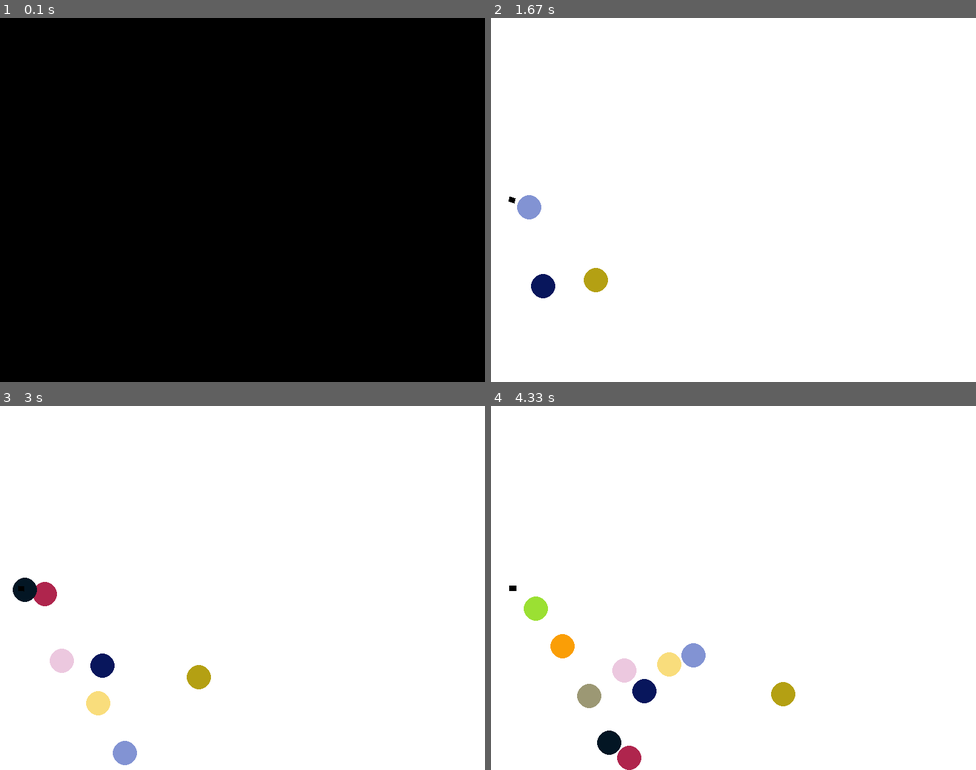
Above: before the commit, frames 1-4 (two rows, left to right).
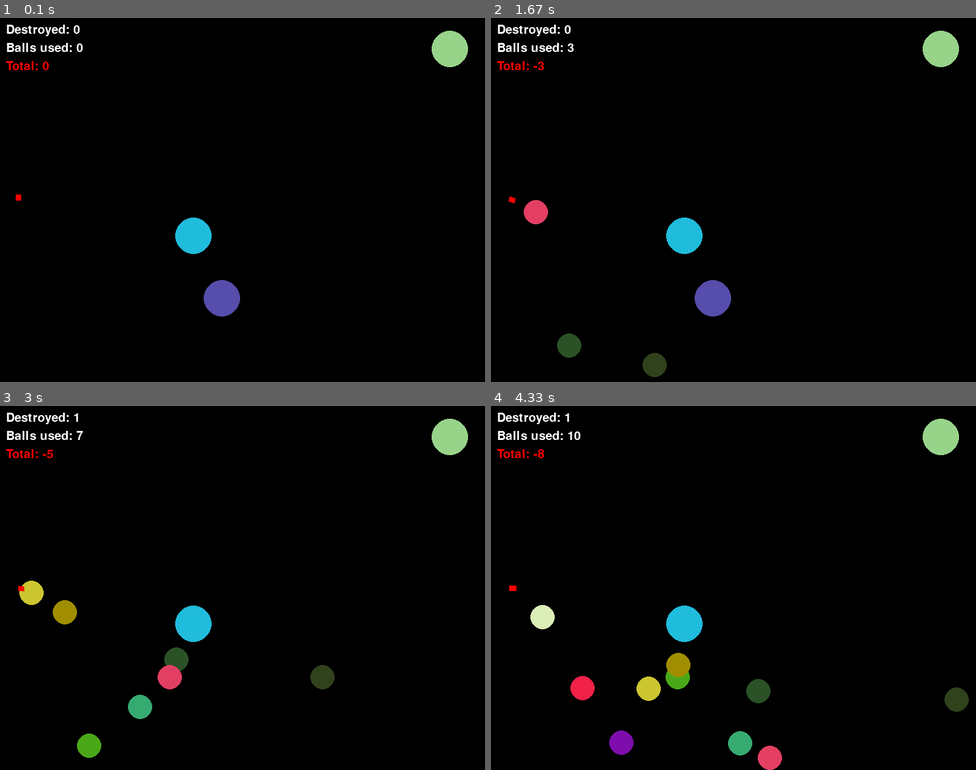
Above: after the commit, the same moments.

Repository: python-practice-b02-006/kolganov
Game: pygame game, started from gun/gun.py
Two runs of this game, one before a commit and one after it. Both use one fixed random seed, a clock stepped at 60 frames per second and the inputs below.
Inputs (mouse positions are in pixels of both pictures, inside the frame that each line leads up to):
- Up to frame 1 (0.1 s): no input
- Up to frame 2 (1.67 s): press the mouse at (888, 189) at 0.37 s; move the mouse to (811, 207) at 0.47 s; release the mouse at (733, 221) at 0.6 s; hold Up 0.67-1.13 s; click (583, 287) at 0.8 s; hold Down 1.17-1.47 s; click (874, 229) at 1.3 s; hold Up from 1.5 s (still down); click (917, 338) at 1.63 s
- Up to frame 3 (3 s): release Up at 1.87 s; hold Down 1.9-2.27 s; move the mouse to (198, 715) at 1.93 s; click (198, 715) at 2.03 s; hold Up 2.3-2.6 s; click (344, 522) at 2.43 s; hold Down 2.63-2.93 s; click (126, 602) at 2.77 s; hold Up from 2.97 s (still down)
- Up to frame 4 (4.33 s): click (908, 671) at 3.1 s; release Up at 3.33 s; hold Down 3.37-3.73 s; click (772, 679) at 3.5 s; hold Up 3.77-4.07 s; click (762, 689) at 3.9 s; hold Down from 4.1 s (still down); click (694, 584) at 4.23 s

The runs differ from the first frame. In frame 1, 2.3% of the frame differs, in the area x 1-97%, y 1-82%; in frame 2, 100%; in frame 3, 100%, in the area x 0-100%, y 0-100%; in frame 4, 100%.

Commit message:
Add multiple targets and score table

Diff:
--- a/gun/gun.py
+++ b/gun/gun.py
@@ -3,24 +3,39 @@
 from random import randint
 
 pg.init()
+pg.font.init()
 
 WHITE = (255, 255, 255)
 BLACK = (0, 0, 0)
+RED = (255, 0, 0)
 
 SCREEN_SIZE = (800, 600)
 
 
+def rand_color():
+    return (randint(0, 255), randint(0, 255), randint(0, 255))
+
+
 class Ball():
+    '''
+    The ball class. Creates a ball, controls it's movement and implement it's rendering.
+    '''
     def __init__(self, coord, vel, rad=20, color=None):
+        '''
+        Constructor method. Initializes ball's parameters and initial values.
+        '''
         self.coord = coord
         self.vel = vel
         if color == None:
-            color = (randint(0, 255), randint(0, 255), randint(0, 255))
+            color = rand_color()
         self.color = color
         self.rad = rad
         self.is_alive = True
 
     def check_corners(self, refl_ort=0.8, refl_par=0.9):
+        '''
+        Reflects ball's velocity when ball bumps into the screen corners. Implemetns inelastic rebounce.
+        '''
         for i in range(2):
             if self.coord[i] < self.rad:
                 self.coord[i] = self.rad
@@ -32,26 +47,45 @@
                 self.vel[1-i] = int(self.vel[1-i] * refl_par)
 
     def move(self, time=1, grav=0):
+        '''
+        Moves the ball according to it's velocity and time step.
+        Changes the ball's velocity due to gravitational force.
+        '''
         self.vel[1] += grav
         for i in range(2):
             self.coord[i] += time * self.vel[i]
         self.check_corners()
-        if self.vel[0]**2 + self.vel[1]**2 < 2**2:
+        if self.vel[0]**2 + self.vel[1]**2 < 2**2 and self.coord[1] > SCREEN_SIZE[1] - 2*self.rad:
             self.is_alive = False
 
     def draw(self, screen):
+        '''
+        Draws the ball on appropriate surface.
+        '''
         pg.draw.circle(screen, self.color, self.coord, self.rad)
 
 class Target():
-    def __init__(self):
-        pass
-
-    def check(self):
-        pass
+    def __init__(self, coord=None, color=None, rad=30):
+        if coord == None:
+            coord = [randint(rad, SCREEN_SIZE[0] - rad), randint(rad, SCREEN_SIZE[1] - rad)]
+        self.coord = coord
+        self.rad = rad
+
+        if color == None:
+            color = rand_color()
+        self.color = color
+
+    def check_collision(self, ball):
+        dist = sum([(self.coord[i] - ball.coord[i])**2 for i in range(2)])**0.5
+        min_dist = self.rad + ball.rad
+        return dist <= min_dist
+
+    def draw(self, screen):
+        pg.draw.circle(screen, self.color, self.coord, self.rad)
 
 
 class Gun():
-    def __init__(self, coord=[30, SCREEN_SIZE[1]//2], angle=0, max_pow=50, min_pow=10, color=BLACK):
+    def __init__(self, coord=[30, SCREEN_SIZE[1]//2], angle=0, max_pow=50, min_pow=10, color=RED):
         self.coord = coord
         self.angle = angle
         self.max_pow = max_pow
@@ -89,14 +123,37 @@
         gun_shape.append((gun_pos + vec_1).tolist())
         gun_shape.append((gun_pos + vec_1 + vec_2).tolist())
         gun_shape.append((gun_pos + vec_2 - vec_1).tolist())
-        gun_shape.append((gun_pos-vec_1).tolist())
+        gun_shape.append((gun_pos - vec_1).tolist())
         pg.draw.polygon(screen, self.color, gun_shape)
 
 
+class ScoreTable():
+    def __init__(self, t_destr=0, b_used=0):
+        self.t_destr = t_destr
+        self.b_used = b_used
+        self.font = pg.font.SysFont("berationmono", 30)
+
+    def draw(self, screen):
+        score_surf = []
+        score_surf.append(self.font.render("Destroyed: {}".format(self.t_destr), True, WHITE))
+        score_surf.append(self.font.render("Balls used: {}".format(self.b_used), True, WHITE))
+        score_surf.append(self.font.render("Total: {}".format(2*self.t_destr - self.b_used), True, RED))
+        for i in range(3):
+            screen.blit(score_surf[i], [10, 10 + 30*i])
+
+
 class Manager():
-    def __init__(self):
+    def __init__(self, n_targets=1):
         self.balls = []
         self.gun = Gun()
+        self.targets = []
+        self.score_t = ScoreTable()
+        self.n_targets = n_targets
+        self.new_mission()
+
+    def new_mission(self):
+        for i in range(self.n_targets):
+            self.targets.append(Target())
 
     def process(self, events, screen):
         done = False
@@ -114,21 +171,28 @@
             elif event.type == pg.MOUSEBUTTONUP:
                 if event.button == 1:
                     self.balls.append(self.gun.strike())
+                    self.score_t.b_used += 1
 
         if pg.mouse.get_focused():
             mouse_pos = pg.mouse.get_pos()
             self.gun.set_angle(mouse_pos)
 
         self.move()
+        self.collide()
         self.draw(screen)
 
+        if len(self.targets) == 0 and len(self.balls) == 0:
+            self.new_mission()
+
         return done
-
 
     def draw(self, screen):
         for ball in self.balls:
             ball.draw(screen)
+        for target in self.targets:
+            target.draw(screen)
         self.gun.draw(screen)
+        self.score_t.draw(screen)
 
     def move(self):
         dead_balls = []
@@ -140,19 +204,31 @@
             self.balls.pop(i)
         self.gun.gain()
 
+    def collide(self):
+        collisions = []
+        targets_c = []
+        for i, ball in enumerate(self.balls):
+            for j, target in enumerate(self.targets):
+                if target.check_collision(ball):
+                    collisions.append([i, j])
+                    targets_c.append(j)
+        targets_c.sort()
+        for j in reversed(targets_c):
+            self.score_t.t_destr += 1
+            self.targets.pop(j)
 
 
 screen = pg.display.set_mode(SCREEN_SIZE)
-pg.display.set_caption("Gun of Khiryanov")
+pg.display.set_caption("The gun of Khiryanov")
 
 done = False
 clock = pg.time.Clock()
 
-mgr = Manager()
+mgr = Manager(n_targets=3)
 
 while not done:
-    clock.tick(10)
-    screen.fill(WHITE)
+    clock.tick(15)
+    screen.fill(BLACK)
 
     done = mgr.process(pg.event.get(), screen)
 
